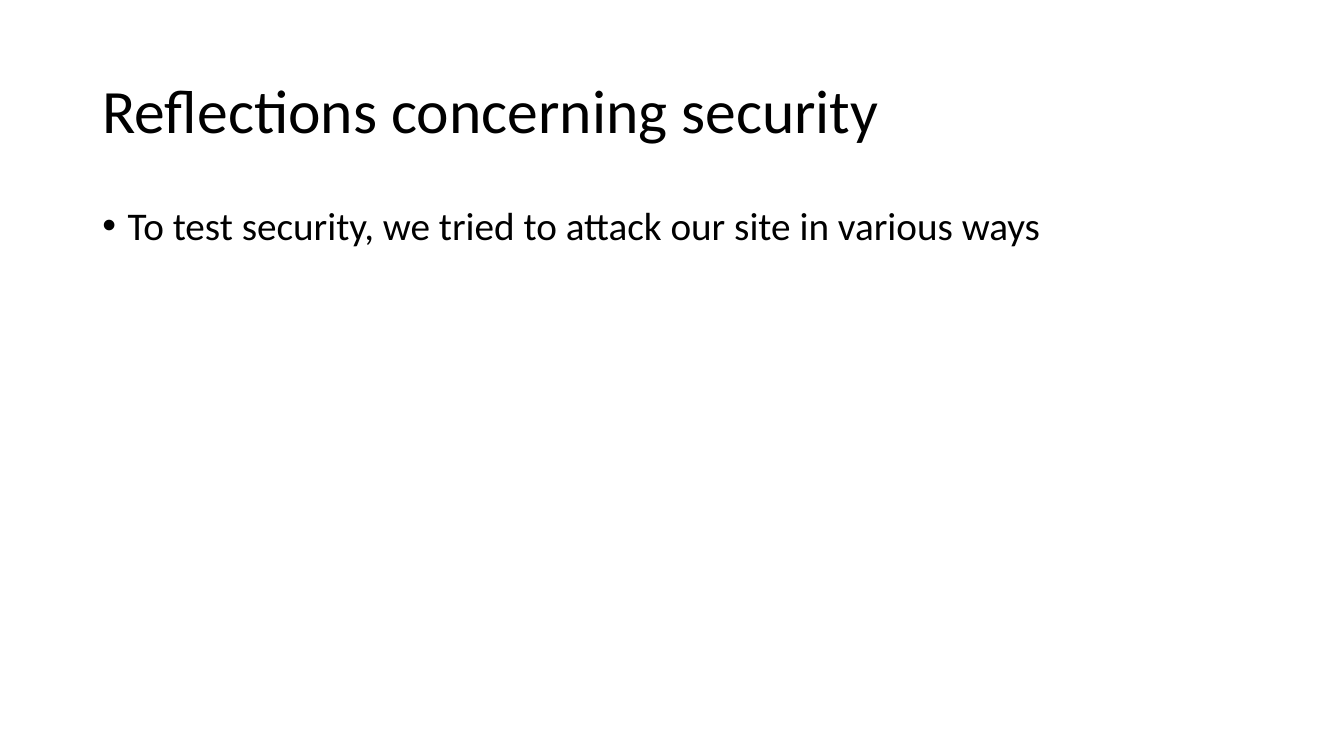
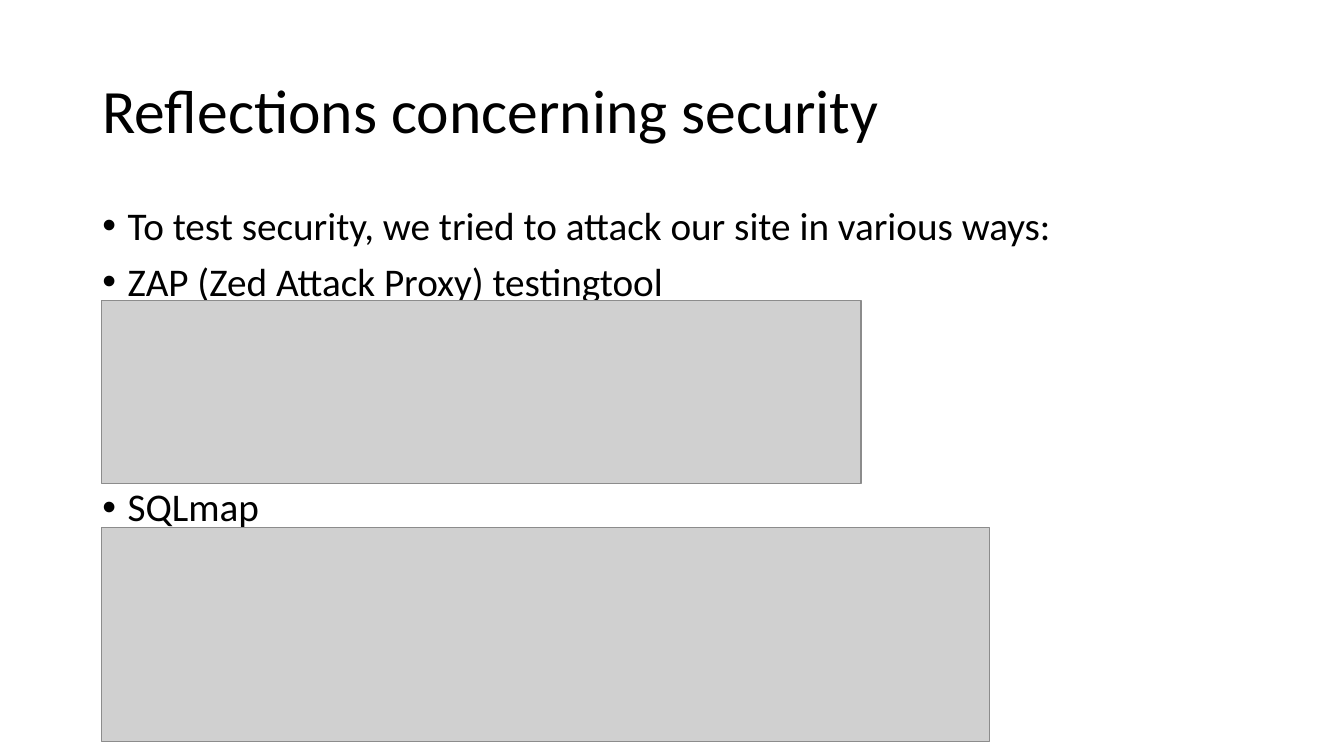
Before and after one commit to jkunnas58/dat250_netbank_fall_2020, a slide deck: slide 22 of Project_report_group_9.pptx. Drawn at 1344x756 pixels with LibreOffice and Linux fonts; fonts in the diff are those of the drawing; grey boxes stand for pictures. Boxes give left, top, right and bottom in pixels: in the first picture for what was removed or moved away, otherwise in the second. Text is boxed around its words. In the diff, an @@ line names an element or a change of style, - is before the commit and + after.

```diff
--- a/Project_report_group_9.pptx
+++ b/Project_report_group_9.pptx
@@ text at box(128, 212, 1051, 532): text changed @@
-• To test security, we tried to attack our site in various ways
+• To test security, we tried to attack our site in various ways:
+• ZAP (Zed Attack Proxy) testingtool
+• SQLmap
@@ picture added at box(102, 300, 861, 483) @@
@@ picture added at box(102, 527, 990, 741) @@
```
